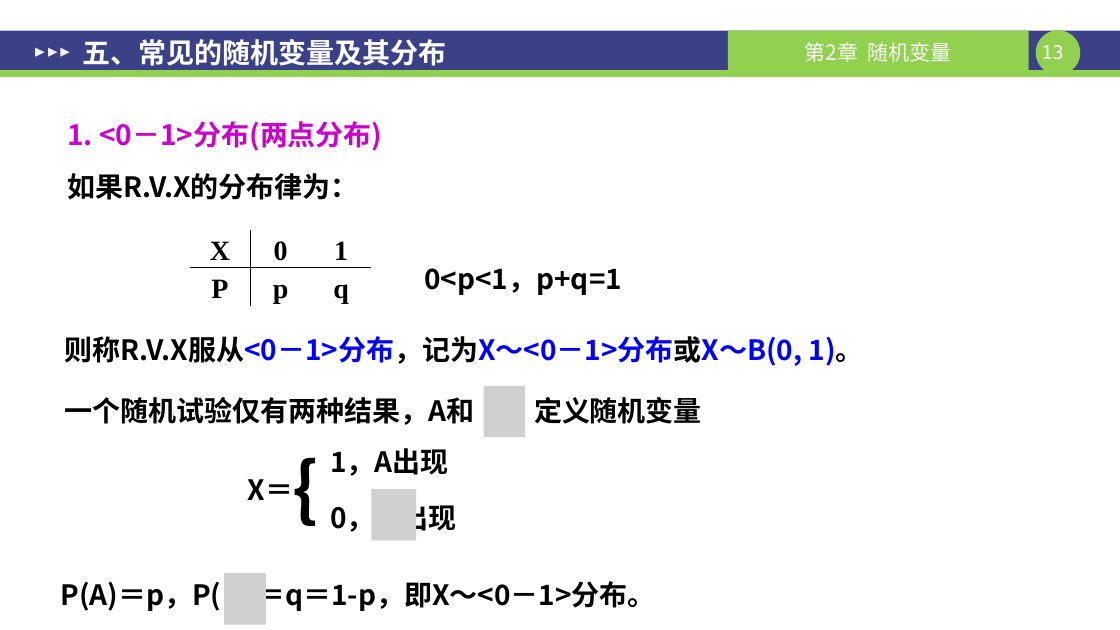
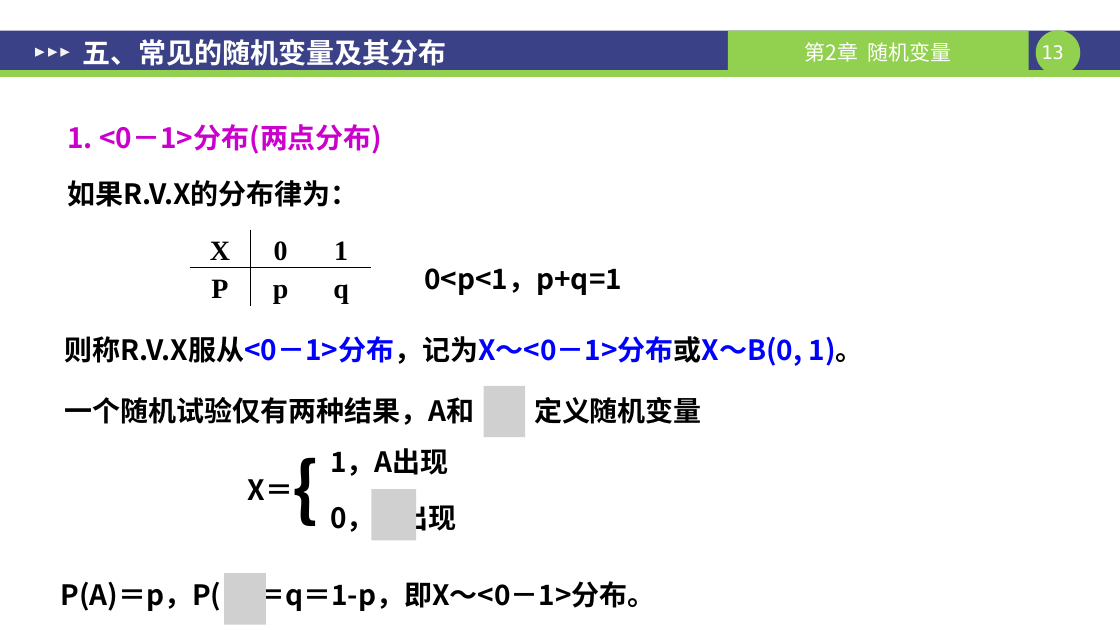
Before and after one commit to sangzige/course_resource, a slide deck: slide 13 of 随机过程/ch02-随机变量及其分布.pptx. Drawn at 1120x630 pixels with LibreOffice and Linux fonts; fonts in the diff are those of the drawing; grey boxes stand for pictures. Boxes give left, top, right and bottom in pixels: in the first picture for what was removed or moved away, otherwise in the second. Text is boxed around its words. In the diff, an @@ line names an element or a change of style, - is before the commit and + after.

Commit message:
补充随机过程去年题

```diff
--- a/随机过程/ch02-随机变量及其分布.pptx
+++ b/随机过程/ch02-随机变量及其分布.pptx
@@ text "1. <0－1>分布(两点分布)" at [67,124,382,207]: line spacing 1.4 to 1.5 @@
```
Also in this commit, not shown: 10 other slides changed, 26 other files.
